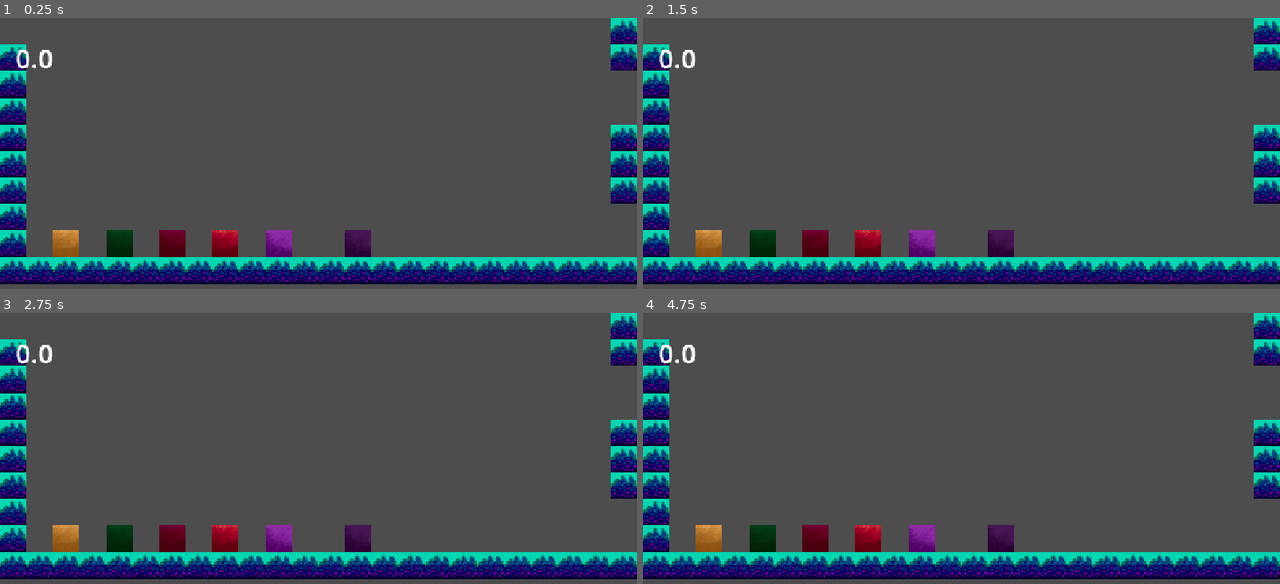
Above: before the commit, frames 1-4 (two rows, left to right).
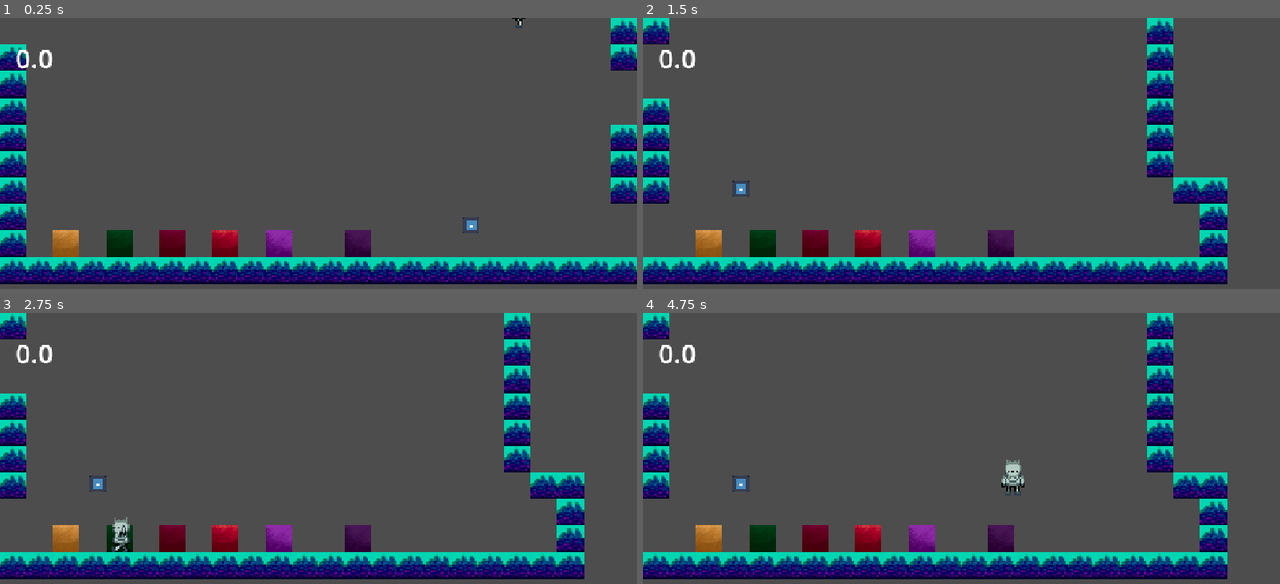
Above: after the commit, the same moments.

Repository: karelisso/R7L_fe
Game: Godot game, scene res://Main.tscn
The game is run twice, just before and just after one commit, with the same random seed, the same clock (stepped at 60 frames per second) and the same inputs. The engine's default icon, where the game draws it, is replaced by a stand-in: a white triangle on a blue panel in a dark square.
Inputs:
- Up to frame 1 (0.25 s): no input
- Up to frame 2 (1.5 s): hold Right (right) from 0.53 s (still down); tap Space (jump) at 0.6, 0.77, 1.07, 1.35 s
- Up to frame 3 (2.75 s): tap Space (jump) at 1.52, 1.82, 2.1 s; release Right (right) at 2.03 s; hold Left (left) from 2.03 s (still down)
- Up to frame 4 (4.75 s): release Left (left) at 2.78 s; hold Right (right) 2.78-4.28 s; tap Space (jump) at 2.85, 3.02, 3.32, 3.6, 3.77, 4.07, 4.35, 4.52 s; hold Left (left) from 4.28 s (still down)

The runs differ from the first frame. In frame 1, 0.1% of the frame differs, in the area x 72-83%, y 0-80%; in frame 2, 9.0%; in frame 3, 9.3%; in frame 4, 9.3%, in the area x 0-100%, y 0-99%.
Error before the commit: Parse Error: Identifier "JUMP_VELOCITY" not declared in the current scope. (res://scene_test/character_body_2d.gd:24)

Commit message:
id system added

Diff:
--- a/lvl1.tscn
+++ b/lvl1.tscn
@@ -3,6 +3,7 @@
 [ext_resource type="Texture2D" uid="uid://bhfdb3yl6hbkq" path="res://tiles/BG merged.png" id="1_xkndl"]
 [ext_resource type="Texture2D" uid="uid://bwolb7jqaiggg" path="res://tiles/teszt kisebb talaj ződ merged.png" id="2_xkndl"]
 [ext_resource type="Script" uid="uid://ckyoe5ncvriam" path="res://scene_test/area_2d.gd" id="3_u44n3"]
+[ext_resource type="PackedScene" uid="uid://c6toiscbxbouq" path="res://spring.tscn" id="4_wg0iv"]
 
 [sub_resource type="TileSetAtlasSource" id="TileSetAtlasSource_sb48q"]
 texture = ExtResource("1_xkndl")
@@ -59,3 +60,6 @@
 [node name="CollisionShape2D" type="CollisionShape2D" parent="Area2D" unique_id=292177030]
 position = Vector2(13, 1)
 shape = SubResource("RectangleShape2D_xrivr")
+
+[node name="Spring" parent="." unique_id=911301289 instance=ExtResource("4_wg0iv")]
+position = Vector2(284, 125)
--- a/lvl2.tscn
+++ b/lvl2.tscn
@@ -3,6 +3,7 @@
 [ext_resource type="Texture2D" uid="uid://bhfdb3yl6hbkq" path="res://tiles/BG merged.png" id="1_1bcrd"]
 [ext_resource type="Texture2D" uid="uid://bwolb7jqaiggg" path="res://tiles/teszt kisebb talaj ződ merged.png" id="2_p65l6"]
 [ext_resource type="Script" uid="uid://ckyoe5ncvriam" path="res://scene_test/area_2d.gd" id="3_p65l6"]
+[ext_resource type="PackedScene" uid="uid://c6toiscbxbouq" path="res://spring.tscn" id="4_fqrjd"]
 
 [sub_resource type="TileSetAtlasSource" id="TileSetAtlasSource_sb48q"]
 texture = ExtResource("1_1bcrd")
@@ -58,3 +59,6 @@
 [node name="CollisionShape2D" type="CollisionShape2D" parent="Area2D" unique_id=1321574691]
 position = Vector2(13, 1)
 shape = SubResource("RectangleShape2D_fqrjd")
+
+[node name="Spring" parent="." unique_id=911301289 instance=ExtResource("4_fqrjd")]
+position = Vector2(59, 103)
--- a/scene_test/area_2d.gd
+++ b/scene_test/area_2d.gd
@@ -1,4 +1,7 @@
 extends Area2D
+
+var id = "level_loader"
+
 #the next level loaded
 @export	var lvl:int
 #set position for the next level
--- a/scene_test/character_body_2d.gd
+++ b/scene_test/character_body_2d.gd
@@ -21,7 +21,7 @@
 	if not is_on_floor():
 		velocity.y += gravity
 		if walljump and velocity.x ==0 and Input.is_action_just_pressed("jump") and abs(direction) > 0.2:
-			velocity.y = JUMP_VELOCITY
+			velocity.y = jump_velocity
 			walljump = false
 		anim.play("spin")
 	else:
@@ -44,11 +44,12 @@
 
 
 func _on_area_2d_area_entered(area: Area2D) -> void:
-	#area.get_parent().call_deferred("queue_free")
-	area.call_deferred("loadlevel")
-	#JUMP_VELOCITY -= 100
-	gravity -= 2
-	if gravity <5:
-		gravity = 5
-	area.get_parent().call_deferred("queue_free")
-	jump_velocity -= 100
+	if area.id == "level_loader":
+		area.call_deferred("loadlevel")
+		area.get_parent().call_deferred("queue_free")
+	elif area.id == "spring":
+		gravity -= 2
+		if gravity <5:
+			gravity = 5
+		jump_velocity -= 100
+		area.get_parent().call_deferred("queue_free")
--- /dev/null
+++ b/spring.gd
@@ -0,0 +1,2 @@
+extends Area2D
+var id = "spring"
--- a/spring.tscn
+++ b/spring.tscn
@@ -1,5 +1,6 @@
 [gd_scene format=3 uid="uid://c6toiscbxbouq"]
 
+[ext_resource type="Script" uid="uid://cgnhh5nkep8w7" path="res://spring.gd" id="1_boyml"]
 [ext_resource type="Texture2D" uid="uid://22m1u78qobc1" path="res://icon.svg" id="1_ka4py"]
 
 [sub_resource type="PlaneMesh" id="PlaneMesh_lmt8p"]
@@ -15,6 +16,7 @@
 texture = ExtResource("1_ka4py")
 
 [node name="Area2D" type="Area2D" parent="." unique_id=1906788137]
+script = ExtResource("1_boyml")
 
 [node name="CollisionShape2D" type="CollisionShape2D" parent="Area2D" unique_id=591194738]
 scale = Vector2(0.5, 0.5)
Not shown, added: spring.gd.uid
